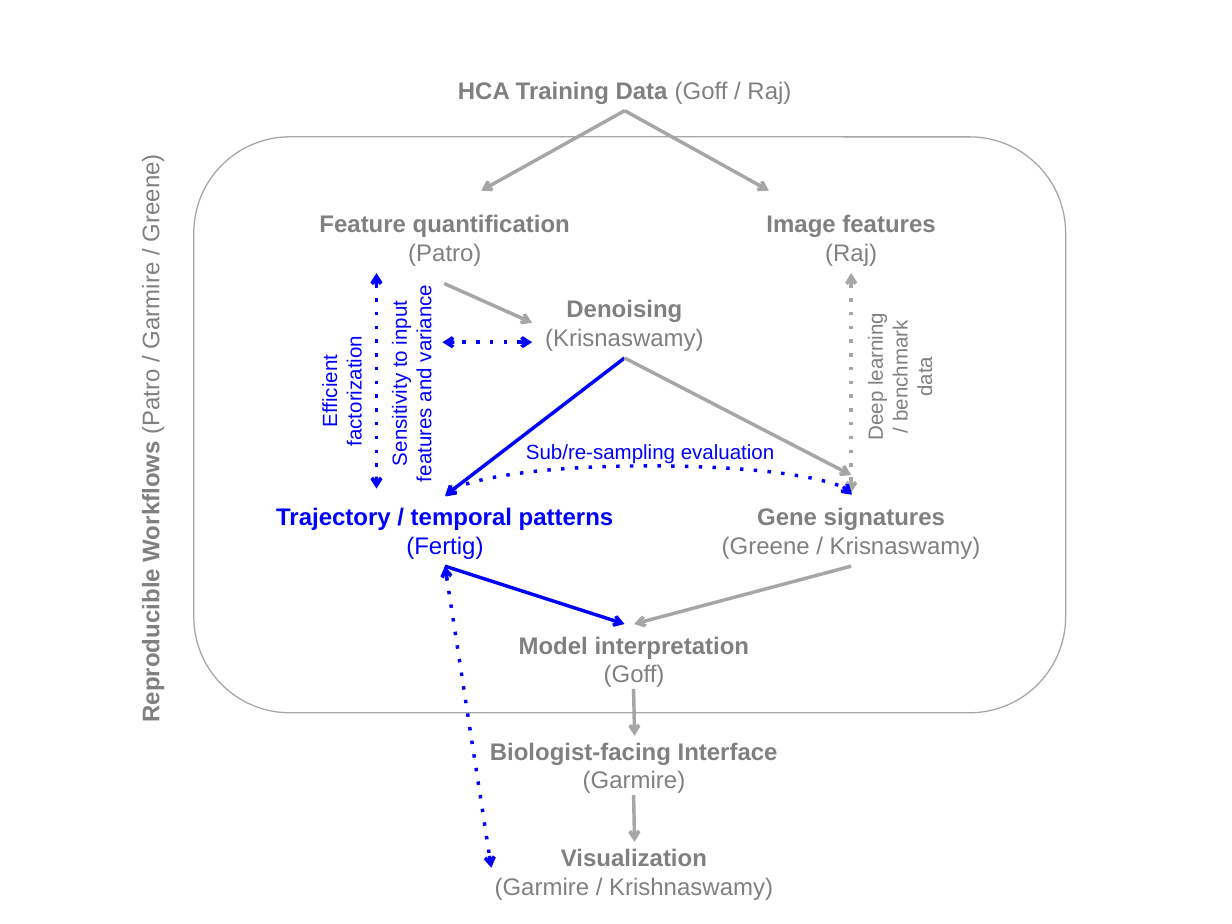
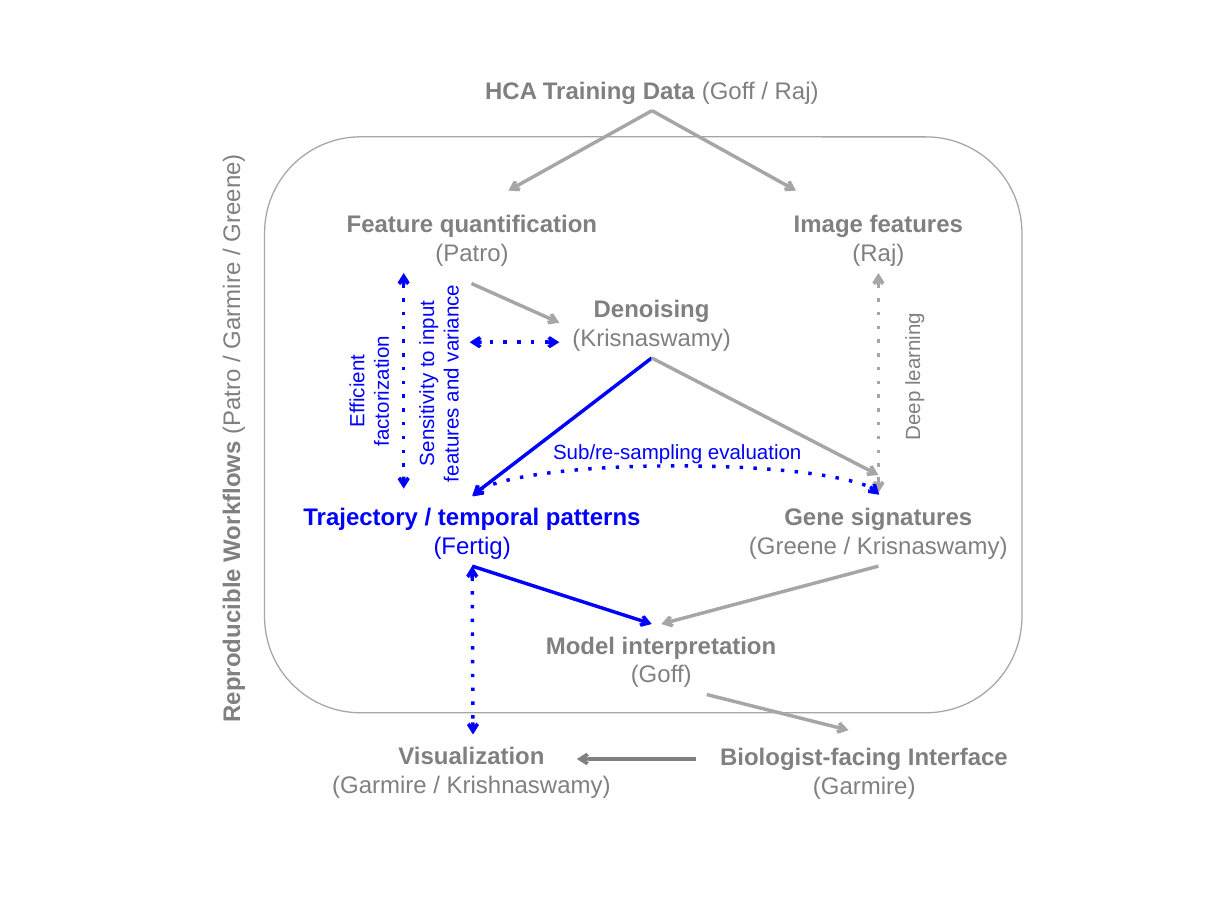
Before and after one commit to FertigLab/HCA, a slide deck: slide 1 of CollaborativeNetwork.pptx. Drawn at 1232x924 pixels with LibreOffice and Linux fonts; fonts in the diff are those of the drawing. Boxes give left, top, right and bottom in pixels: in the first picture for what was removed or moved away, otherwise in the second. Text is boxed around its words. In the diff, an @@ line names an element or a change of style, - is before the commit and + after.

Commit message:
edits for collaborative network

```diff
--- a/CollaborativeNetwork.pptx
+++ b/CollaborativeNetwork.pptx
@@ text "Reproducible Workflows (Patro / Garmire ...": place and size @@
-text "Reproducible Workflows (Patro / Garmire ..." at [138, 163, 165, 717]
+text "Reproducible Workflows (Patro / Garmire ..." at [218, 163, 245, 717]
@@ rounded rectangle: place and size @@
-rounded rectangle at [193, 137, 1066, 712]
+rounded rectangle at [265, 137, 1023, 712]
@@ text "Deep learning": place and size @@
-text "Deep learning" at [864, 320, 937, 439]
+text "Deep learning" at [901, 320, 924, 439]
@@ 8 texts, 6 arrows, 3 double arrows, 1 curved double arrow: place and size @@
-8 texts, 6 arrows, 3 double arrows, 1 curved double arrow at [318, 81, 935, 687]
+8 texts, 6 arrows, 3 double arrows, 1 curved double arrow at [346, 81, 963, 687]
@@ text at [889, 330, 937, 419]: paragraphs removed @@
-/ benchmark
-data
@@ double arrow moved from (445, 567) - (492, 867) to (472, 567) - (473, 734) @@
@@ 2 texts, 1 arrow: place and size @@
-2 texts, 1 arrow at [276, 507, 981, 625]
+2 texts, 1 arrow at [303, 507, 1008, 625]
@@ arrow moved from (633, 689) - (634, 736) to (707, 695) - (849, 731) @@
@@ text "Visualization": place and size @@
-text "Visualization" at [495, 848, 773, 900]
+text "Visualization" at [332, 746, 611, 798]
@@ text "Biologist-facing Interface": place and size @@
-text "Biologist-facing Interface" at [490, 742, 778, 793]
+text "Biologist-facing Interface" at [720, 747, 1008, 799]
@@ arrow added from (696, 759) to (577, 759), #808080 2 pt @@
@@ arrow removed from (633, 795) to (634, 841) @@
```
